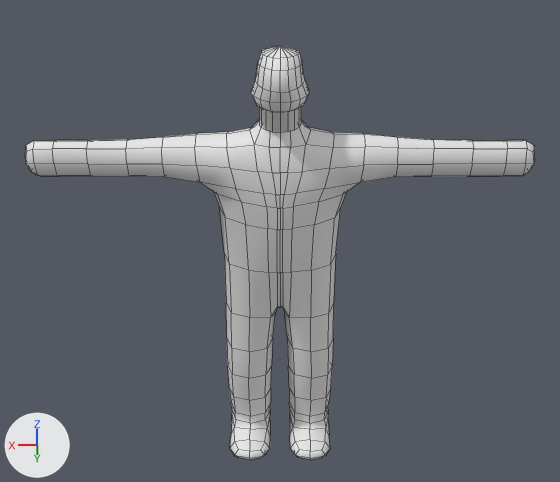
An edit to the Blender file assets/models/goblin/goblin-low-res-with-rigging-with-animation.blend, drawn before and after from the same camera.
Before and after are seen from a camera (50 mm lens) standing at (0.0, 8.66, 8.87) and looking at (0.0, -0.11, 3.44). Arrows for +X, +Y and +Z are at lower left; the lights stay in place. Mesh edges are drawn as thin lines.
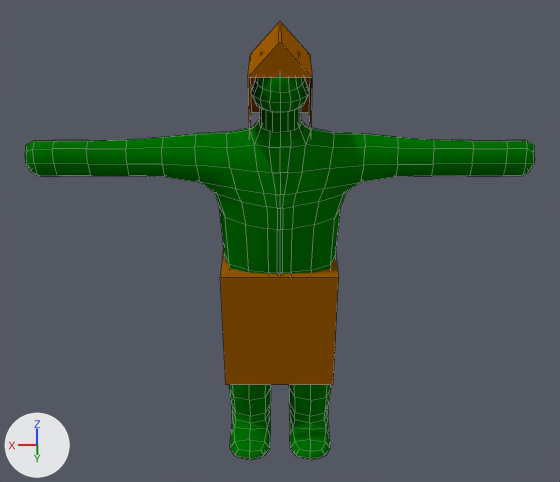
What changed in the scene script:
```text
Add mat_material_001:
    mat_material_001 = diffuse_material('Material.001')
    mat_material_001.base_color = (0.352, 0.112, 0.0)  # brown #a05e00
Add mat_material:
    mat_material = diffuse_material('Material')
    mat_material.base_color = (0.0, 0.169, 0.0)  # dark green #007200
Add mat_material_002:
    mat_material_002 = diffuse_material('Material.002')
    mat_material_002.base_color = (0.352, 0.112, 0.0)  # brown #a05e00
Change me_cube_001:
    where me_cube_001.from_pydata(...)  # 555 vertices, 568 faces; spans x -0.51..0.63, y -3.13..3.13, z -3.33..2.76
    add me_cube_001.materials.append(mat_material)  # dark green #007200
Add me_cube:
    me_cube.from_pydata([(-1.0, -1.0, -1.0), (-1.0, 1.0, -1.0), (1.0, 1.0, -1.0), (1.0, -1.0, -1.0), (-0.03, -1.0, 1.0), (-0.03, 1.0, 1.0), (0.03, 1.0, 1.0), (0.03, -1.0, 1.0), (-1.0, -1.0, -4.87), (-1.0, 1.0, -4.87), (1.0, 1.0, -4.87), (1.0, -1.0, -4.87)], [], [(4, 5, 1, 0), (5, 6, 2, 1), (6, 7, 3, 2), (7, 4, 0, 3), (0, 1, 2, 3), (7, 6, 5, 4), (0, 3, 11, 8), (3, 2, 10, 11), (1, 0, 8, 9)])
    me_cube.materials.append(mat_material_001)  # brown #a05e00
Add me_cube_002:
    me_cube_002.from_pydata([(-1.0, -1.0, -1.0), (-1.0, 1.0, -1.0), (1.0, 1.0, -1.0), (1.0, -1.0, -1.0), (-1.0, -1.0, 1.0), (-1.0, 1.0, 1.0), (1.0, 1.0, 1.0), (1.0, -1.0, 1.0)], [], [(5, 6, 2, 1), (7, 4, 0, 3), (7, 6, 5, 4)])
    me_cube_002.materials.append(mat_material_002)  # brown #a05e00
Change ob_cube:
    add ob_cube.parent = ob_cube_001
    add ob_cube.matrix_parent_inverse = Matrix(((2.833, 0.0, 0.0, 0.0), (0.0, 2.512, 0.0, -0.305), (0.0, 0.0, 5.254, -32.09), (0.0, 0.0, 0.0, 1.0)))
Add ob_cube_001:
    ob_cube_001 = bpy.data.objects.new('Cube.001', me_cube)
    ob_cube_001.location = (0.0, 0.12, 6.11)
    ob_cube_001.rotation_euler = (0.0, 0.0, 6.283)  # degrees (0, 0, 360)
    ob_cube_001.scale = (0.353, 0.398, 0.19)
Add ob_cube_002:
    ob_cube_002 = bpy.data.objects.new('Cube.002', me_cube_002)
    ob_cube_002.parent = ob_cube
    ob_cube_002.matrix_parent_inverse = Matrix(((0.0, 1.0, 0.0, 0.0), (-1.0, 0.0, 0.0, 0.0), (0.0, 0.0, 1.0, -3.37), (0.0, 0.0, 0.0, 1.0)))
    ob_cube_002.location = (0.00649, -0.00647, 2.315)
    ob_cube_002.scale = (0.757, 0.448, 0.907)
```

Boxes [x1, y1, x2, y2] around the edits, measured in the pictures (560 x 482 px):
'Cube', recoloured, moved (grey to green): before [25, 46, 535, 460]; after [25, 75, 535, 460]
'Cube.002', added (brown): after [220, 251, 339, 385]
'Cube.001', added (brown): after [248, 22, 312, 134]
